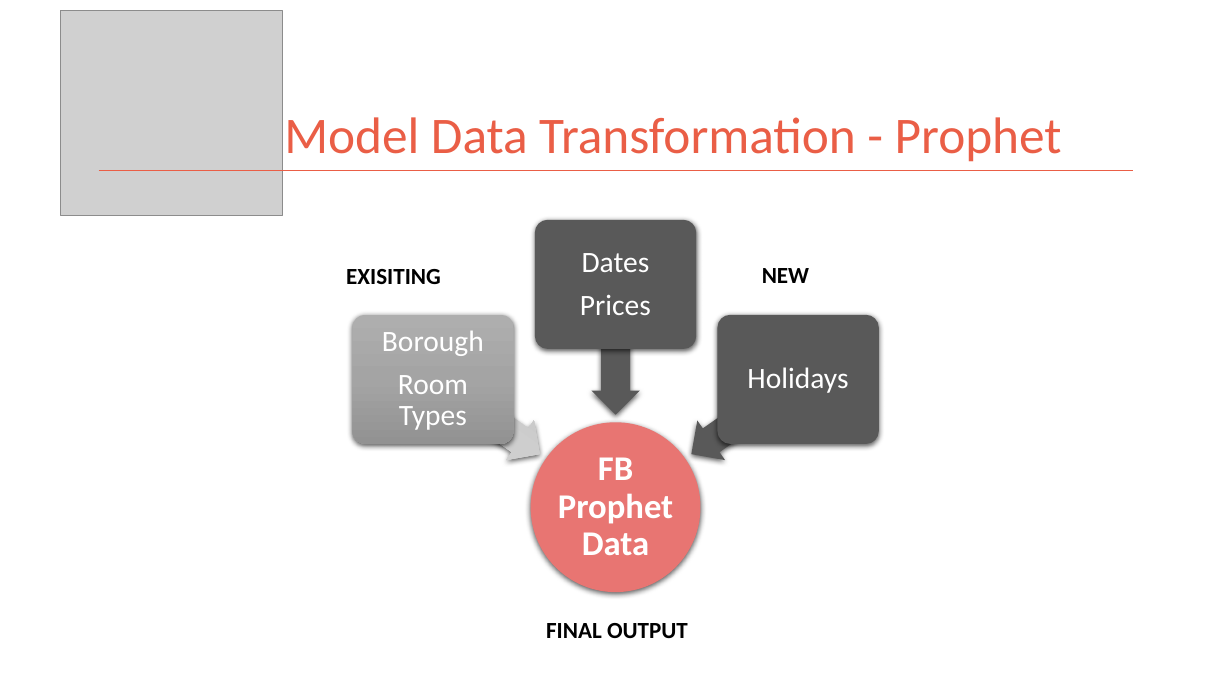
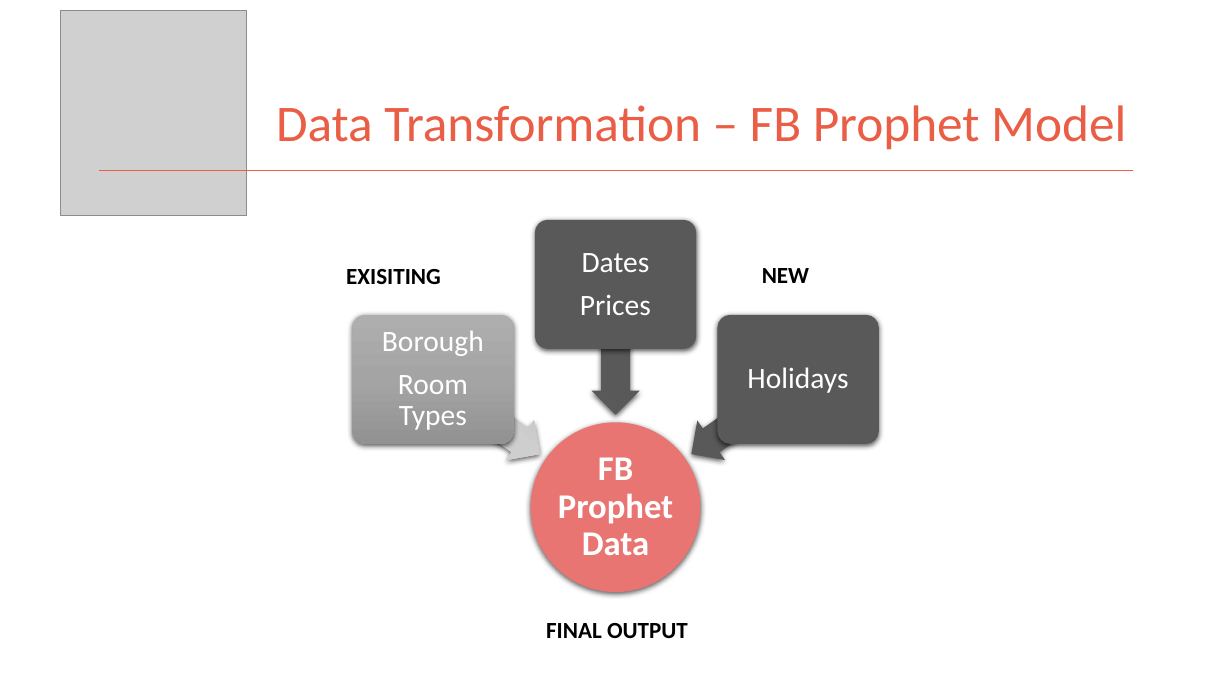
Before and after one commit to kman4/AirbnbPredictions, a slide deck: slide 11 of Airbnb Price Predictions (Model).pptx. Drawn at 1232x693 pixels with LibreOffice and Linux fonts; fonts in the diff are those of the drawing; grey boxes stand for pictures. Boxes give left, top, right and bottom in pixels: in the first picture for what was removed or moved away, otherwise in the second. Text is boxed around its words. In the diff, an @@ line names an element or a change of style, - is before the commit and + after.

Commit message:
update powerpoint

```diff
--- a/Airbnb Price Predictions (Model).pptx
+++ b/Airbnb Price Predictions (Model).pptx
@@ picture: place and size @@
-picture at bbox=[61, 11, 282, 215]
+picture at bbox=[61, 11, 247, 215]
@@ title at bbox=[276, 105, 1126, 150]: text changed @@
-Model Data Transformation - Prophet
+Data Transformation – FB Prophet Model
```
Also in this commit, not shown: 3 other slides changed.
